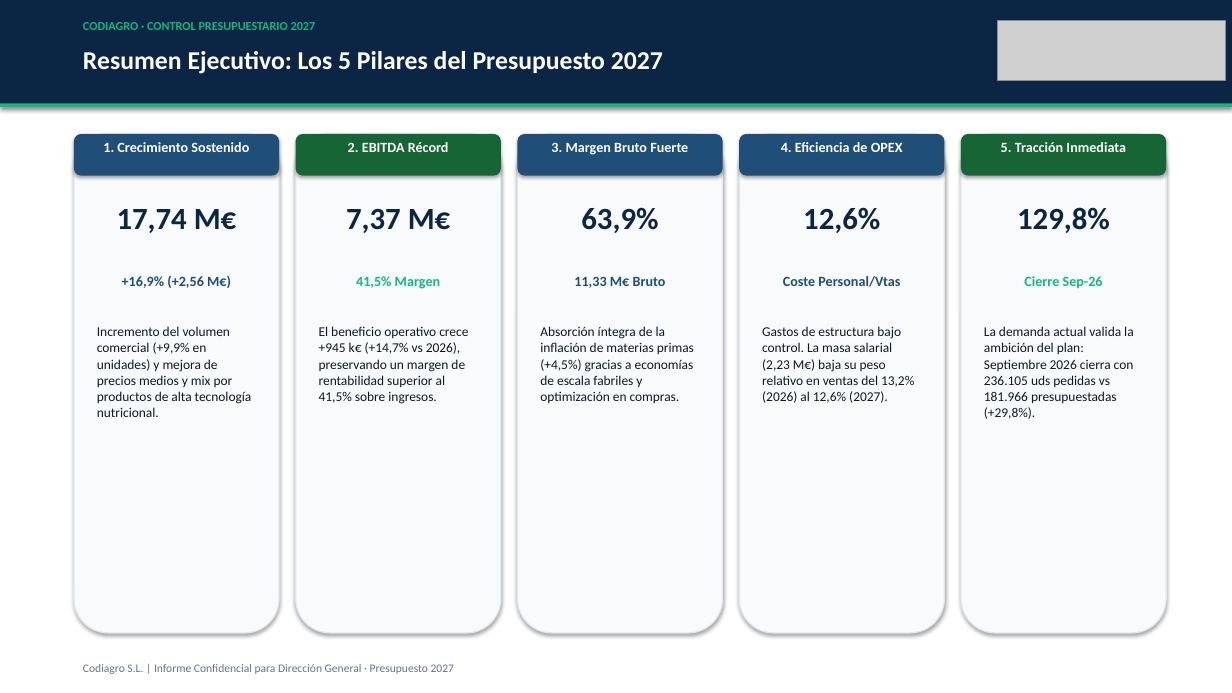
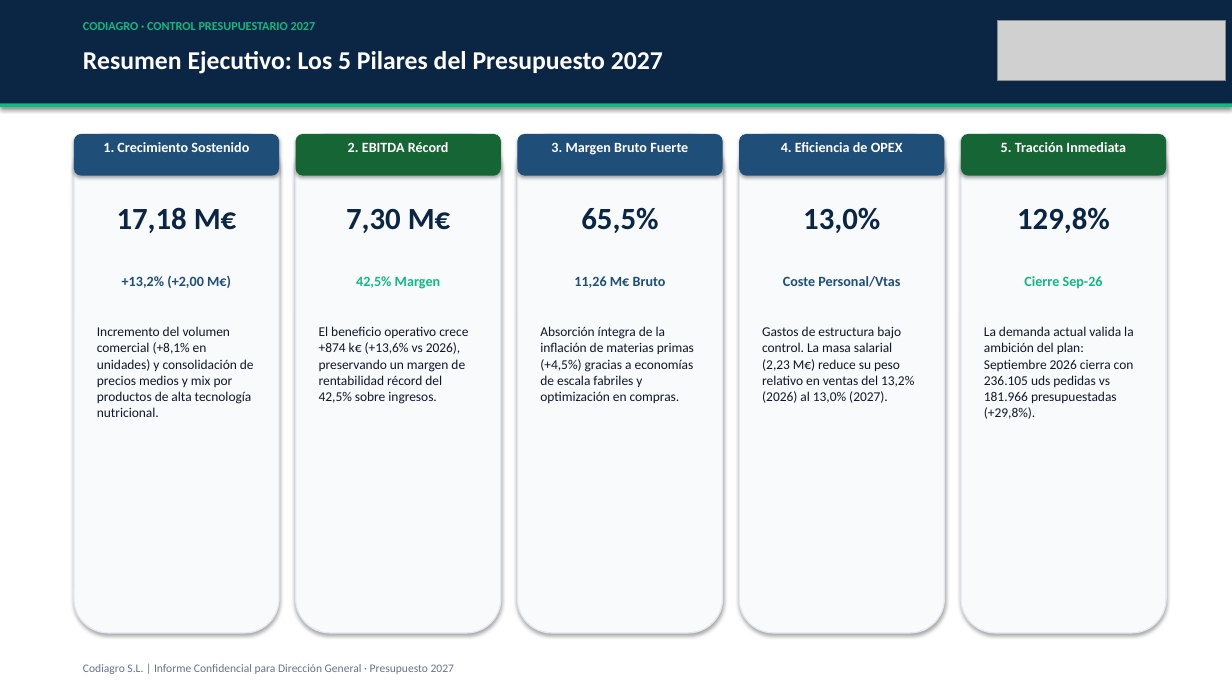
Before and after one commit to codiagrooscar/dashboard-presupuesto-2026, a slide deck: slide 2 of Presentacion_Presupuesto_2027_Codiagro.pptx. Drawn at 1232x693 pixels with LibreOffice and Linux fonts; fonts in the diff are those of the drawing; grey boxes stand for pictures. Boxes give left, top, right and bottom in pixels: in the first picture for what was removed or moved away, otherwise in the second. Text is boxed around its words. In the diff, an @@ line names an element or a change of style, - is before the commit and + after.

Commit message:
Actualizacion pedidos 23.10: comercial, MRP, tesoreria y rentabilidad

```diff
--- a/Presentacion_Presupuesto_2027_Codiagro.pptx
+++ b/Presentacion_Presupuesto_2027_Codiagro.pptx
@@ text at [117, 207, 237, 233]: text changed @@
-17,74 M€
+17,18 M€
@@ text at [346, 209, 451, 233]: text changed @@
-7,37 M€
+7,30 M€
@@ text at [581, 207, 658, 233]: text changed @@
-63,9%
+65,5%
@@ text at [803, 207, 880, 233]: text changed @@
-12,6%
+13,0%
@@ text at [122, 276, 231, 288]: text changed @@
-+16,9% (+2,56 M€)
++13,2% (+2,00 M€)
@@ text at [356, 276, 440, 289]: text changed @@
-41,5% Margen
+42,5% Margen
@@ text at [574, 276, 666, 288]: text changed @@
-11,33 M€ Bruto
+11,26 M€ Bruto
@@ text at [97, 326, 254, 417]: text changed @@
-Incremento del volumen comercial (+9,9% en unidades) y mejora de precios medios y mix por productos de alta tecnología nutricional.
+Incremento del volumen comercial (+8,1% en unidades) y consolidación de precios medios y mix por productos de alta tecnología nutricional.
@@ text at [319, 326, 468, 404]: text changed @@
-El beneficio operativo crece +945 k€ (+14,7% vs 2026), preservando un margen de rentabilidad superior al 41,5% sobre ingresos.
+El beneficio operativo crece +874 k€ (+13,6% vs 2026), preservando un margen de rentabilidad récord del 42,5% sobre ingresos.
@@ text at [762, 326, 914, 403]: text changed @@
-Gastos de estructura bajo control. La masa salarial (2,23 M€) baja su peso relativo en ventas del 13,2% (2026) al 12,6% (2027).
+Gastos de estructura bajo control. La masa salarial (2,23 M€) reduce su peso relativo en ventas del 13,2% (2026) al 13,0% (2027).
```
Also in this commit, not shown: 9 other slides changed, 30 other files.
